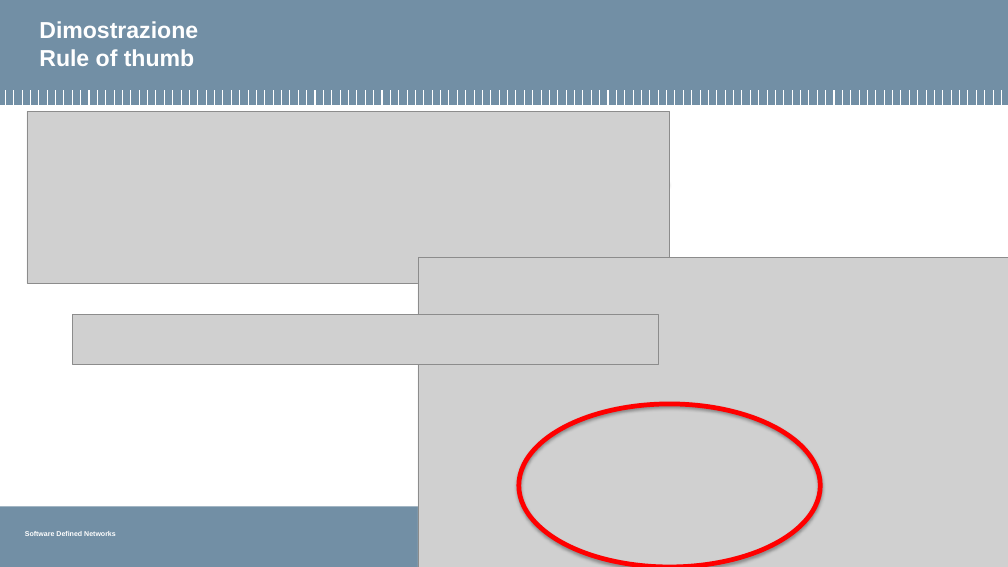
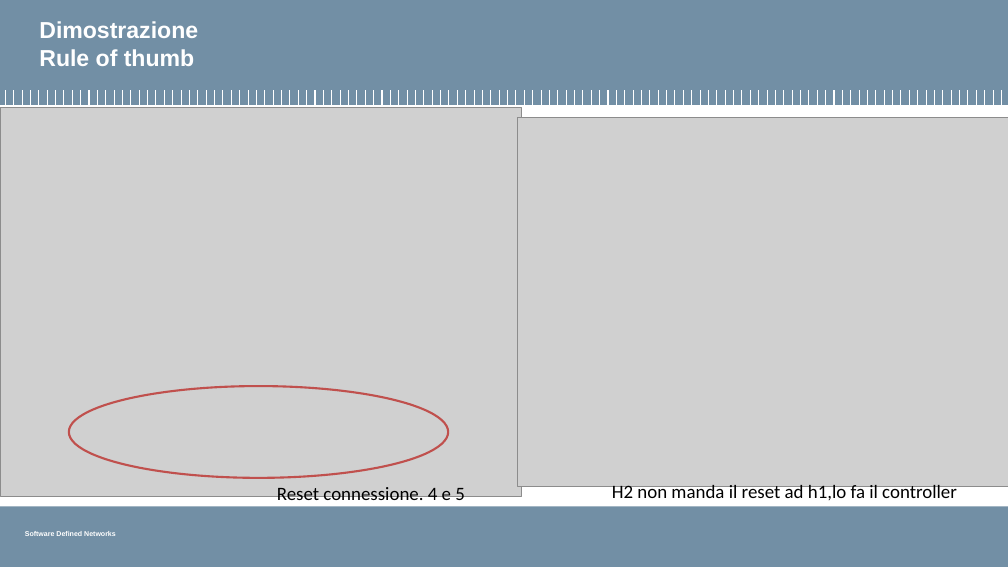
Before and after one commit to pierluigigrossi/progetto-SDN, a slide deck: slide 10 of finale8.pptx (slide 15 before the commit). Drawn at 1008x567 pixels with LibreOffice and Linux fonts; fonts in the diff are those of the drawing; grey boxes stand for pictures; background and template pictures are left out. Boxes give left, top, right and bottom in pixels: in the first picture for what was removed or moved away, otherwise in the second. Text is boxed around its words. In the diff, an @@ line names an element or a change of style, - is before the commit and + after.

```diff
--- a/finale8.pptx
+++ b/finale8.pptx
@@ picture added at box(0, 107, 522, 497) @@
@@ picture removed at box(27, 112, 670, 284) @@
@@ picture added at box(517, 117, 1008, 486) @@
@@ arrow removed from (257, 185) to (670, 184) @@
@@ picture removed at box(418, 257, 1008, 567) @@
@@ picture removed at box(73, 314, 659, 364) @@
@@ ellipse added at box(69, 386, 448, 478), outline #C0504D 2 pt @@
@@ ellipse removed at box(519, 404, 820, 567) @@
@@ text added at box(277, 487, 465, 505), 18 pt, text #000000 @@
+Reset connessione. 4 e 5
@@ text added at box(612, 482, 957, 503), 18 pt, text #000000 @@
+H2 non manda il reset ad h1,lo fa il controller
```
Also in this commit, not shown: 5 other slides changed, 2 slides added, 7 slides removed, 21 other files.
